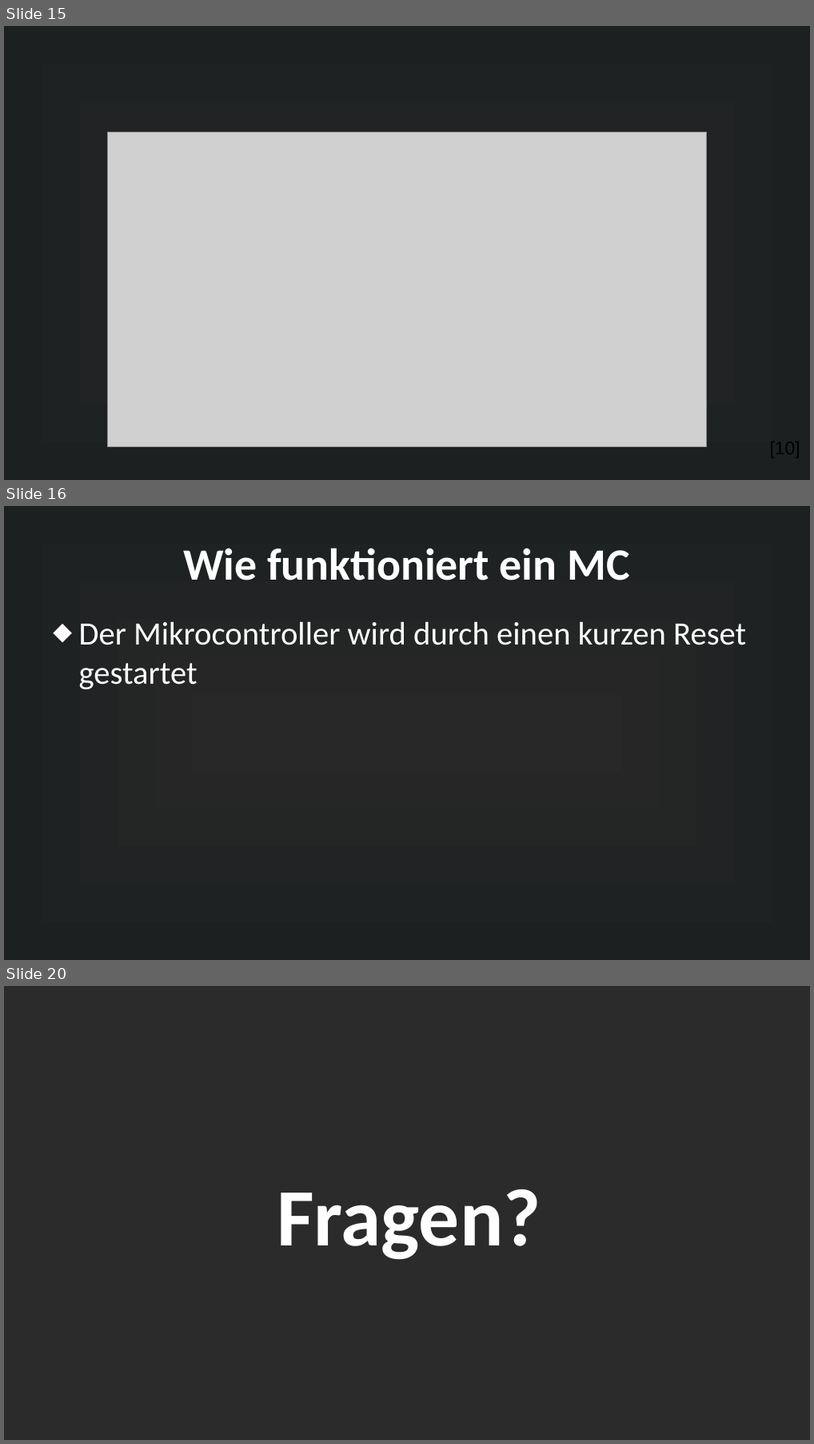
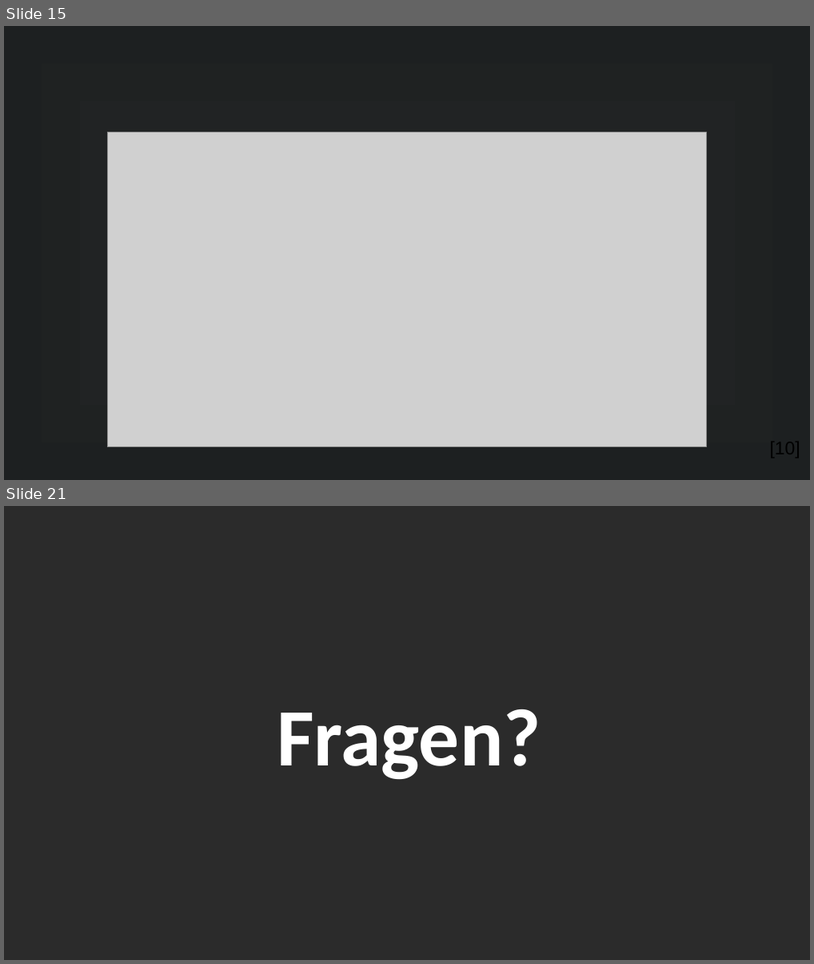
Before and after one commit to MuffinKran24/IMP_GFS, a slide deck: Mikrocontroller_GFS.odp. Shown one above the other, each under a label of ours: slides 15, 16 and 20 before the commit, slides 15 and 21 after it; the slides between them are not shown. The pictures are 814x1444 and 814x964 pixels, drawn with LibreOffice and Linux fonts; fonts in the diff are those of the drawing; grey boxes stand for pictures; background and template pictures are left out; a plain dark background stands for a picture behind light text. Boxes give left, top, right and bottom in pixels: in the first picture for what was removed or moved away, otherwise in the second. Text is boxed around its words. In the diff, an @@ line names an element or a change of style, - is before the commit and + after.

```diff
--- a/Mikrocontroller_GFS.odp
+++ b/Mikrocontroller_GFS.odp
@@ slide 16 removed at [4,506,810,960], background gradient #282828 to #1D2021 @@
@@ title removed at [183,548,630,580] @@
-Wie funktioniert ein MC
@@ text removed at [79,621,746,689] @@
-⬥ Der Mikrocontroller wird durch einen kurzen Reset gestartet
@@ what was slide 20 is now slide 21 @@
```
Also in this commit, not shown: 7 slides changed, 4 slides added, 2 other slides removed, 47 other files.
